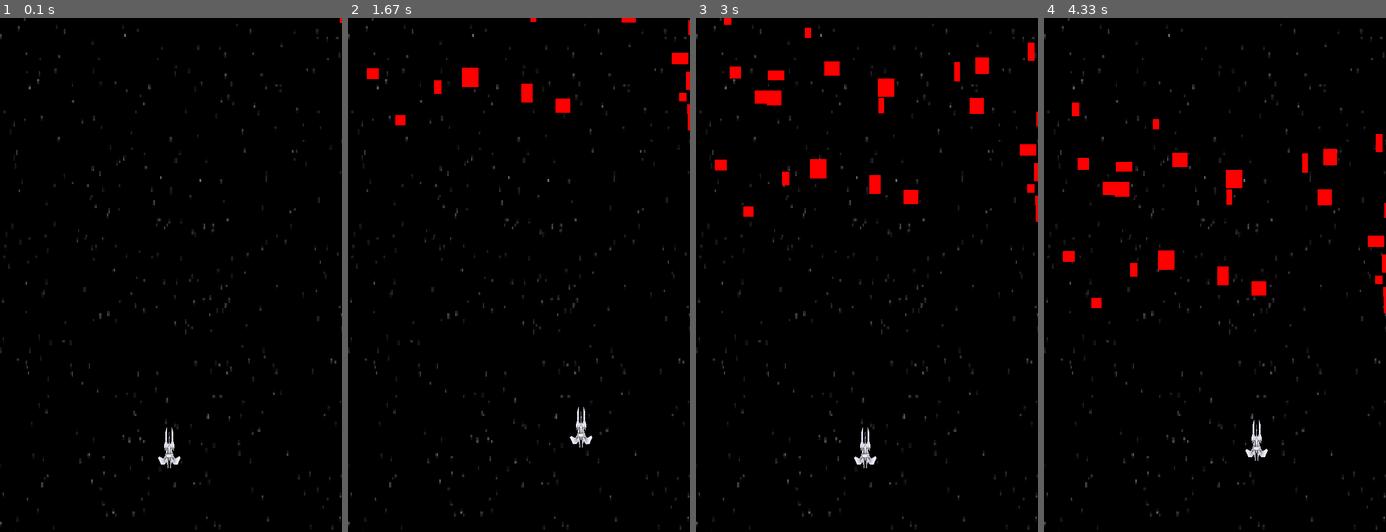
Above: before the commit, frames 1-4 (left to right).
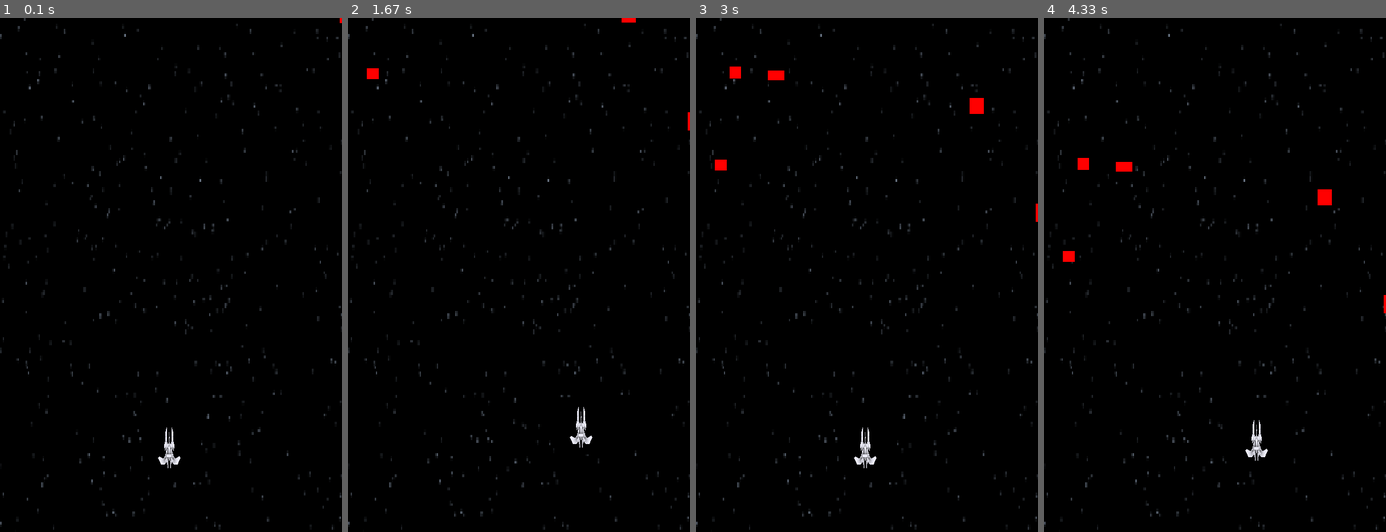
Above: after the commit, the same moments.

Repository: antoniogamiz/pygame
Game: pygame game, started from text.py
Two runs of this game, one before a commit and one after it. Both use one fixed random seed, a clock stepped at 60 frames per second and the inputs below.
Inputs:
- Up to frame 1 (0.1 s): no input
- Up to frame 2 (1.67 s): hold Right 0.33-0.8 s; hold Up 0.83-1.13 s; hold Right 1.17-1.63 s
- Up to frame 3 (3 s): hold Left 1.67-2.2 s; hold Down 2.23-2.53 s; hold Left 2.57-2.97 s
- Up to frame 4 (4.33 s): hold Up 3-3.37 s; hold Right 3.4-4.03 s; hold Down from 4.07 s (still down)

The runs differ from the first frame. In frame 1, less than 0.1% of the frame differs, in the area x 41-56%, y 78-89%; in frame 2, 0.8%; in frame 3, 1.7%; in frame 4, 1.7%, in the area x 8-100%, y 16-86%.

Commit message:
añadida alguna musica

Diff:
--- a/text.py
+++ b/text.py
@@ -19,6 +19,7 @@
     image = image.convert()
     if transparent:
         color = image.get_at((0,0))
+        color = (0,255,0)
         image.set_colorkey(color, RLEACCEL)
     return image
 
@@ -60,7 +61,8 @@
             pygame.draw.rect(surface, RED, rec)
 
 class Player(pygame.sprite.Sprite):
-    def __init__(self, image, explosion_image):
+    def __init__(self, image, explosion_image, movement_sound):
+        self.movement_sound=movement_sound
         self.image=image
         self.explosion_image=explosion_image
         self.rect=self.image.get_rect()
@@ -72,6 +74,8 @@
         self.rect.move_ip(vx,vy)
     def kill(self):
         self.image = self.explosion_image
+    def movement_play(self):
+        self.movement_sound.play()
     def update(self, surface):
         surface.blit(self.image, self.rect)
 
@@ -84,6 +88,10 @@
     screen = pygame.display.set_mode([SCREEN_WIDTH,SCREEN_HEIGHT])
     pygame.display.set_caption("Acnologia")
 
+    # Cargamos la música de fondo.
+    pygame.mixer.music.load(".\\music\\background_music.mp3")
+    movement_sound=pygame.mixer.Sound(".\\music\\movement_sound.wav")
+
     # Variables auxiliares para el control del movimiento.
     vx,vy = 0,0
     speed = 1
@@ -93,19 +101,23 @@
     # Creación del player.
     explosion=load_image(".\\images\\explosion.png", True)
     ship=load_image(".\\images\\ship.png", True)
-    player=Player(ship, explosion)
+    player=Player(ship, explosion, movement_sound)
 
     # Creación del fondo.
     bg=load_image(".\\images\\background.png").convert_alpha()
     bg = pygame.transform.scale(bg, (SCREEN_WIDTH,SCREEN_HEIGHT))
 
     # Creación de los colliders del juego.
-    coll=Colliders(25)
+    coll=Colliders(5)
     main_clock = pygame.time.Clock()
 
 
     GAMEOVER = False
     exit= False
+
+    # Reproducimos la música de fondo.
+    pygame.mixer.music.play(2)
+    pygame.mixer.music.set_volume(0.1)
 
     while not exit:
         for event in pygame.event.get():
@@ -117,6 +129,7 @@
                 if event.key == pygame.K_LEFT:
                     key_pressed[0] = True
                     vx=-speed
+
                 if event.key == pygame.K_RIGHT:
                     key_pressed[1] = True
                     vx=speed
@@ -126,6 +139,7 @@
                 if event.key == pygame.K_DOWN:
                     key_pressed[3] = True
                     vy=speed
+                player.movement_play()
             if event.type == pygame.KEYUP:
                 if event.key == pygame.K_LEFT:
                     key_pressed[0] = False
@@ -148,6 +162,7 @@
             if collision_detect(player, coll):
                 GAMEOVER=True
                 player.kill()
+                pygame.mixer.music.stop()
 
 
         main_clock.tick(1500)
Binary file added: images/test.png
Not shown, added: music/background_music.mp3
Not shown, added: music/movement_sound.wav
